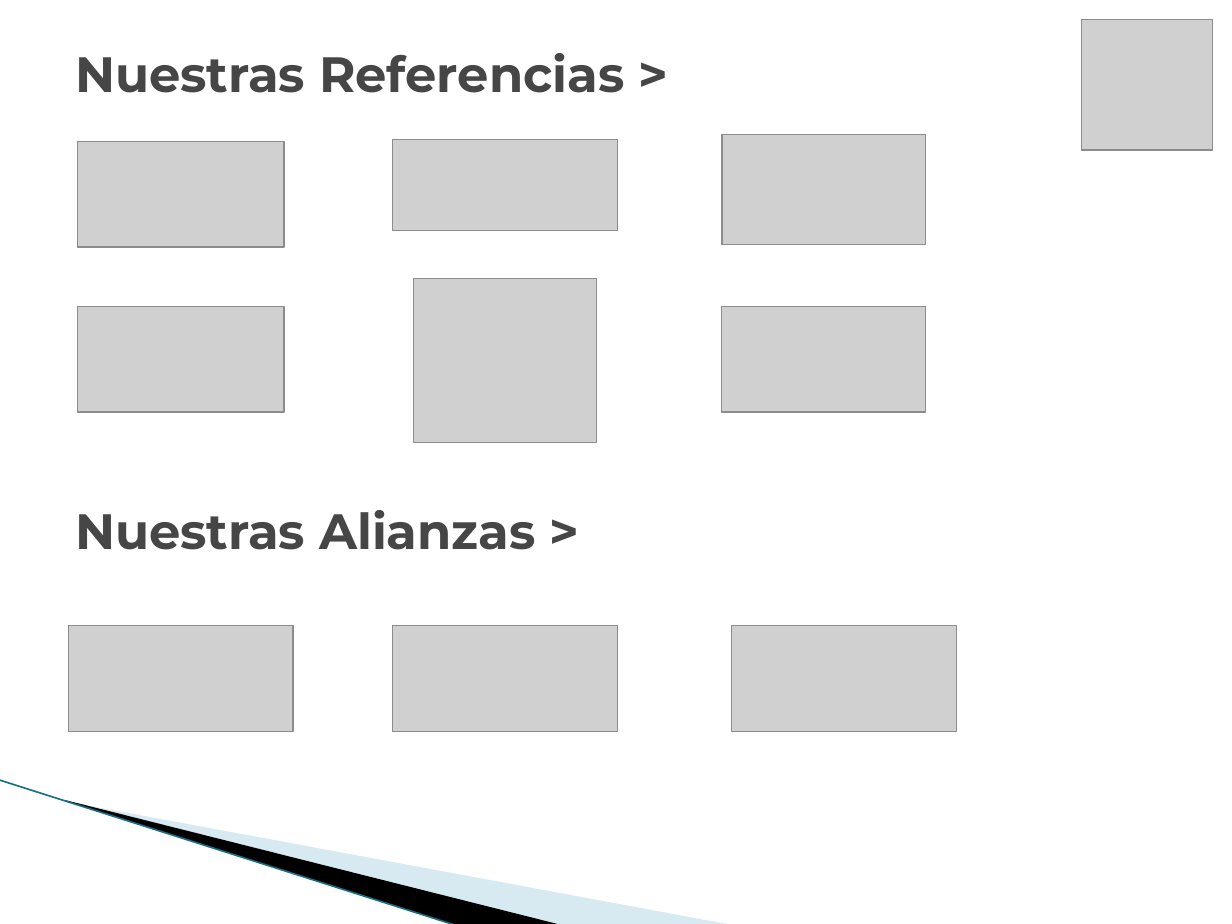
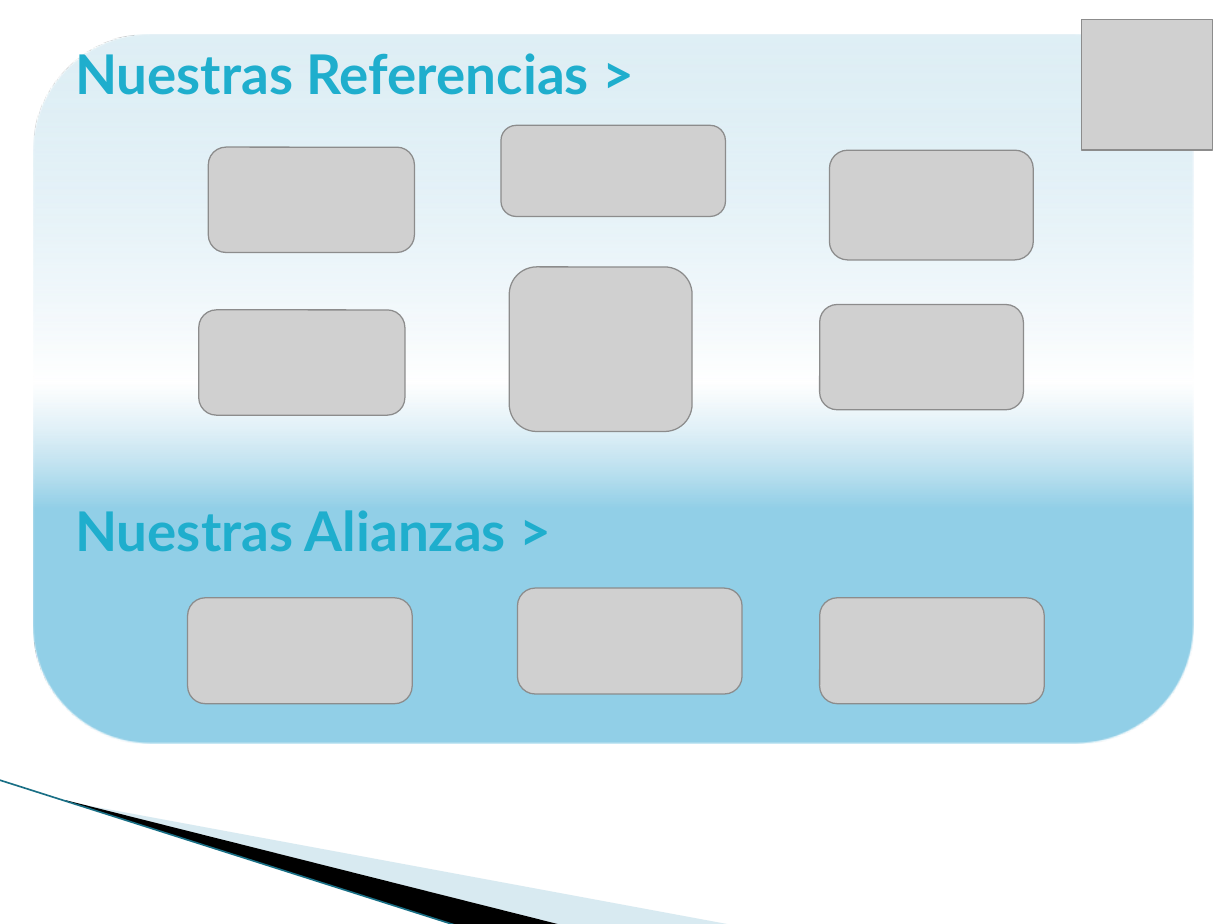
Before and after one commit to vicky1404/rev-ii, a slide deck: slide 5 of docs/comercial/brochure_2.pptx. Drawn at 1232x924 pixels with LibreOffice and Linux fonts; fonts in the diff are those of the drawing; grey boxes stand for pictures; background and template pictures are left out. Boxes give left, top, right and bottom in pixels: in the first picture for what was removed or moved away, otherwise in the second. Text is boxed around its words. In the diff, an @@ line names an element or a change of style, - is before the commit and + after.

```diff
--- a/docs/comercial/brochure_2.pptx
+++ b/docs/comercial/brochure_2.pptx
@@ text "Nuestras Referencias >" at (75,53,589,95): size 29 to 32 pt, font Montserrat to Lato, text colour #464646 to #1FAECD @@
@@ rounded rectangle added at (34,36,1194,744), fill gradient #92CFE8 to #BDE0EF to #DFEFF6 @@
@@ picture: place and size @@
-picture at (78,142,283,246)
+picture at (208,147,414,251)
@@ picture: place and size @@
-picture at (393,139,617,230)
+picture at (501,126,726,217)
@@ picture: place and size @@
-picture at (722,134,925,244)
+picture at (829,150,1032,260)
@@ picture: place and size @@
-picture at (414,278,596,444)
+picture at (509,267,691,432)
@@ picture: place and size @@
-picture at (78,307,283,411)
+picture at (198,310,404,415)
@@ picture: place and size @@
-picture at (722,307,925,411)
+picture at (819,304,1023,409)
@@ title "Nuestras Alianzas >" at (75,510,506,552): size 29 to 32 pt, font Montserrat to Lato, text colour #464646 to #1FAECD @@
@@ picture: place and size @@
-picture at (69,626,293,732)
+picture at (187,598,411,703)
@@ picture: place and size @@
-picture at (393,626,617,732)
+picture at (517,588,742,694)
@@ picture: place and size @@
-picture at (732,626,956,732)
+picture at (819,598,1044,703)
```
Also in this commit, not shown: 23 other slides changed.
